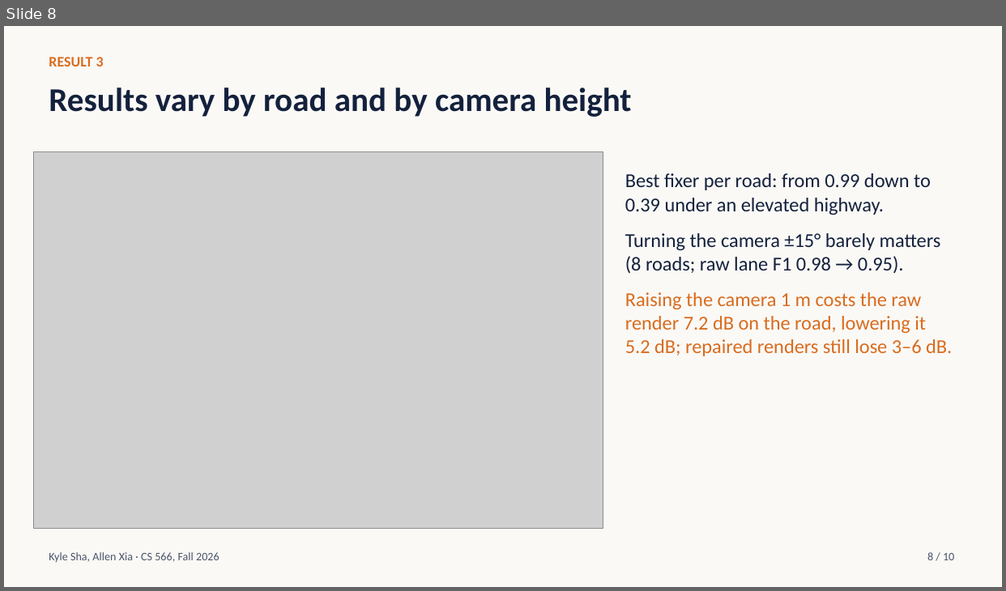
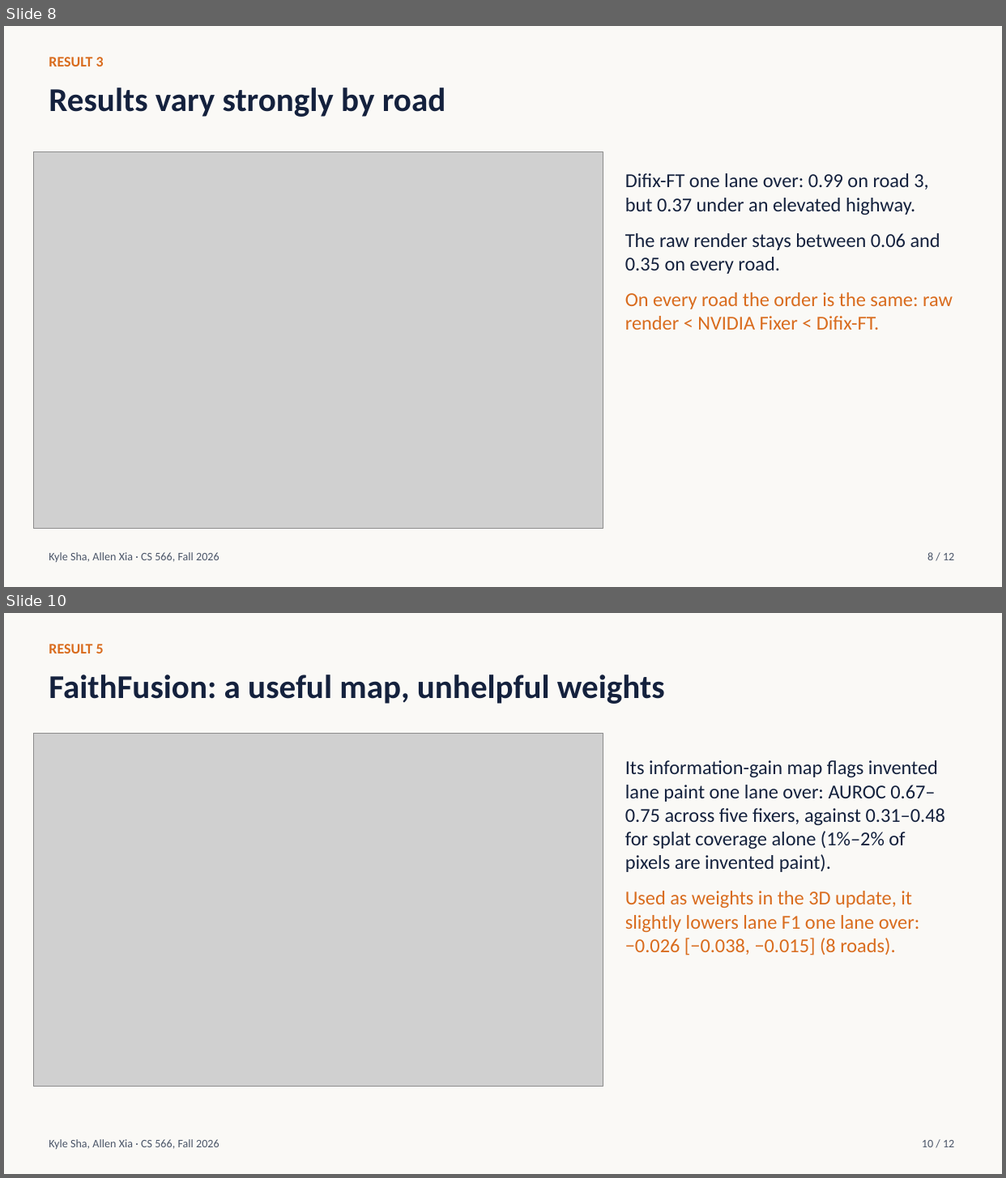
Before and after one commit to ksha23/cs566-drive-sim, a slide deck: docs/cs566_drive_sim_talk.pptx. Shown one above the other, each under a label of ours: slide 8 before the commit, slides 8 and 10 after it; the slides between them are not shown. The pictures are 1006x591 and 1006x1178 pixels, drawn with LibreOffice and Linux fonts; fonts in the diff are those of the drawing; grey boxes stand for pictures. Boxes give left, top, right and bottom in pixels: in the first picture for what was removed or moved away, otherwise in the second. Text is boxed around its words. In the diff, an @@ line names an element or a change of style, - is before the commit and + after.

```diff
--- a/docs/cs566_drive_sim_talk.pptx
+++ b/docs/cs566_drive_sim_talk.pptx
@@ slide 10 added at [4, 613, 1002, 1174], background #FAF9F6 @@
@@ text added at [49, 644, 104, 653], 14 pt, text #D96C1E, bold @@
+RESULT 5
@@ text added at [49, 675, 665, 704], 32 pt, text #14213D, bold @@
+FaithFusion: a useful map, unhelpful weights
@@ picture added at [34, 733, 603, 1086] @@
@@ text added at [625, 760, 945, 956], 19 pt, text #14213D @@
+Its information-gain map flags invented lane paint one lane over: AUROC 0.67–0.75 across five fixers, against 0.31–0.48 for splat coverage alone (1%–2% of pixels are invented paint).
+Used as weights in the 3D update, it slightly lowers lane F1 one lane over: −0.026 [−0.038, −0.015] (8 roads).
@@ text added at [49, 1139, 219, 1149], 11 pt, text #4A5568 @@
+Kyle Sha, Allen Xia · CS 566, Fall 2026
@@ text added at [922, 1140, 954, 1148], 11 pt, text #4A5568 @@
+10 / 12
@@ slide 8 changed as well @@
@@ text at [49, 88, 445, 117]: text changed @@
-Results vary by road and by camera height
+Results vary strongly by road
@@ text at [625, 173, 953, 330]: text changed @@
-Best fixer per road: from 0.99 down to 0.39 under an elevated highway.
-Turning the camera ±15° barely matters (8 roads; raw lane F1 0.98 → 0.95).
-Raising the camera 1 m costs the raw render 7.2 dB on the road, lowering it 5.2 dB; repaired renders still lose 3–6 dB.
+Difix-FT one lane over: 0.99 on road 3, but 0.37 under an elevated highway.
+The raw render stays between 0.06 and 0.35 on every road.
+On every road the order is the same: raw render < NVIDIA Fixer < Difix-FT.
@@ text at [927, 552, 954, 561]: text changed @@
-8 / 10
+8 / 12
```
Also in this commit, not shown: 9 other slides changed, 1 other slide added, 3 other files.
